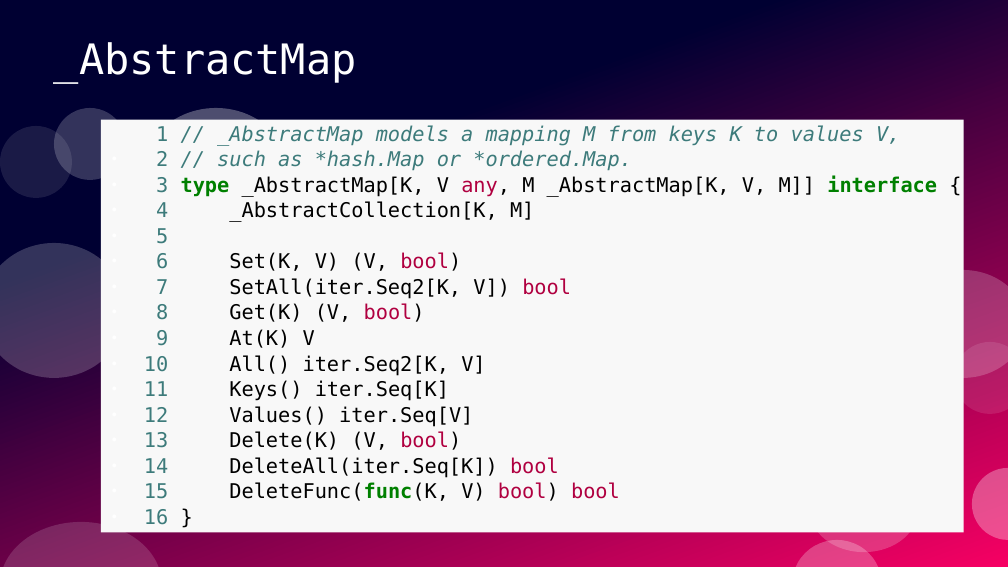
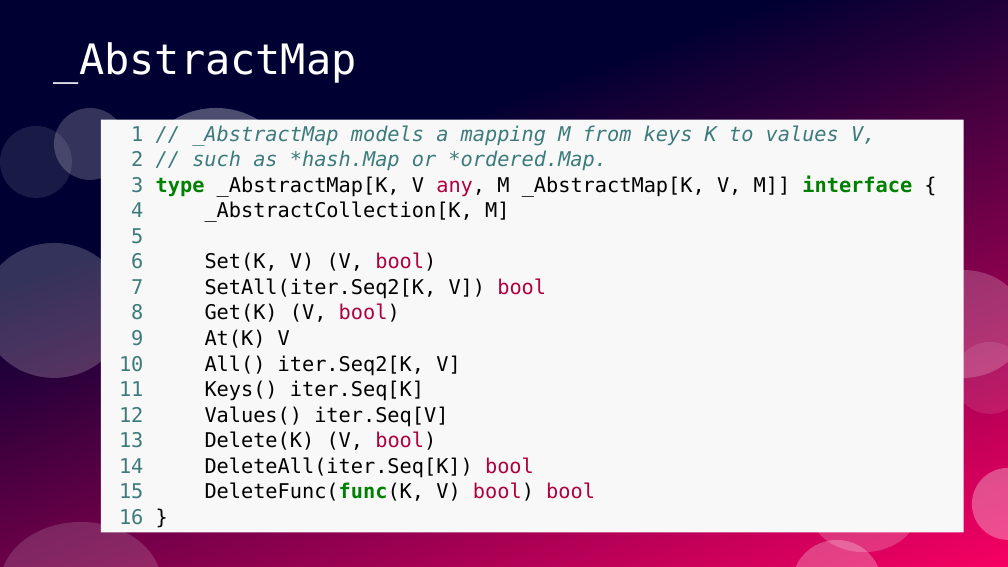
Before and after one commit to ramalho/sets-in-go, a slide deck: slide 43 of sets-in-go.odp (slide 42 before the commit). Drawn at 1008x567 pixels with LibreOffice and Linux fonts; fonts in the diff are those of the drawing. Boxes give left, top, right and bottom in pixels: in the first picture for what was removed or moved away, otherwise in the second. Text is boxed around its words. In the diff, an @@ line names an element or a change of style, - is before the commit and + after.

```diff
--- a/sets-in-go.odp
+++ b/sets-in-go.odp
@@ text "1 // _AbstractMap models a ..." at [101,120,964,533]: indent changed; bullet ● to none @@
```
Also in this commit, not shown: 9 other slides changed, 1 slide added, 2 other files.
